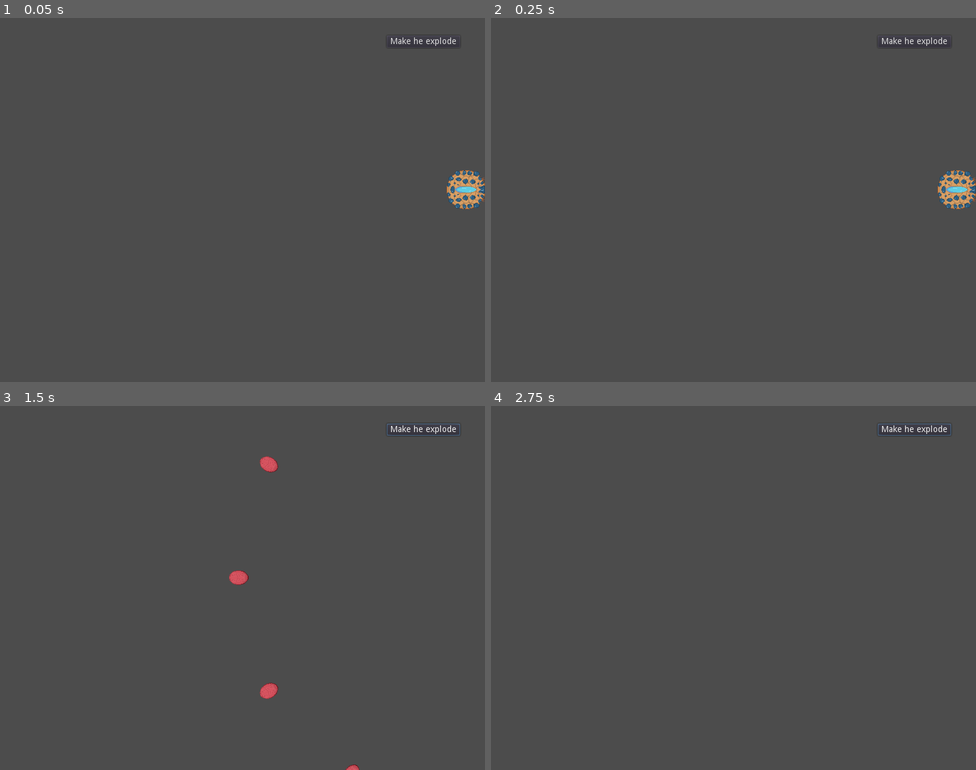
Above: before the commit, frames 1-4 (two rows, left to right).
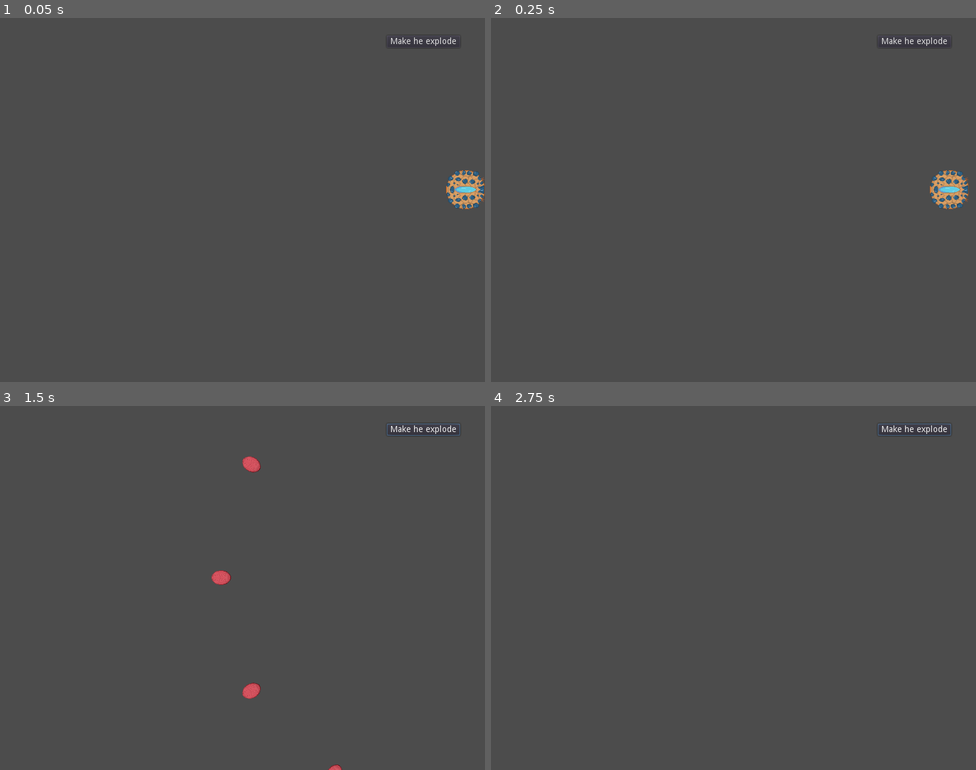
Above: after the commit, the same moments.

Repository: Yerdun/Pathogen
Game: Godot game, scene res://Assets/Scenes/Test Scenes/Enemy Tester.tscn
The game is run twice, just before and just after one commit, with the same random seed, the same clock (stepped at 60 frames per second) and the same inputs. This scene is started directly instead of the project's main scene.
Inputs (mouse positions are in pixels of both pictures, inside the frame that each line leads up to):
- Up to frame 1 (0.05 s): no input
- Up to frame 2 (0.25 s): no input
- Up to frame 3 (1.5 s): click "Make he explode" at 0.5 s; move the mouse to (349, 569) at 1.27 s; hold Right (ui_right) from 1.28 s (still down); hold Shift (control_focus) from 1.28 s (still down)
- Up to frame 4 (2.75 s): move the mouse to (636, 606) at 2.02 s; release Right (ui_right) at 2.03 s; release Shift (control_focus) at 2.03 s; hold Down (ui_down) from 2.03 s (still down); tap B (copy) at 2.1 s

The runs differ from the first frame. In frame 1, 0.2% of the frame differs, in the area x 92-100%, y 41-53%; in frame 2, 0.7%; in frame 3, 0.8%, in the area x 43-75%, y 13-100%; in frame 4, nothing differs.

Commit message:
Slightly changed how the bomb enemy moves
Changed the implementation of the bomb enemy's movement to use the physics engine rather than use player code.

Diff:
--- a/Assets/Scenes/Enemy/Bomb Enemy/Bomb Enemy.gd
+++ b/Assets/Scenes/Enemy/Bomb Enemy/Bomb Enemy.gd
@@ -4,15 +4,7 @@
 # Declare member variables here. Examples:
 export (PackedScene) var bullet
 
-export var speed = 40
-export var direction = Vector2.LEFT
-
 # Called when the node enters the scene tree for the first time.
-
-
-# Called every frame. 'delta' is the elapsed time since the previous frame.
-func _physics_process(delta):
-	position += speed * direction * delta # move slowly left
 
 func explode(var numberOfShots): # shoots a bunch of bullets in a circle
 	for n in numberOfShots: # Do the following code for each bullet spawned
--- a/Assets/Scenes/Enemy/Bomb Enemy/Bomb Enemy.tscn
+++ b/Assets/Scenes/Enemy/Bomb Enemy/Bomb Enemy.tscn
@@ -5,8 +5,9 @@
 [ext_resource path="res://Assets/Scenes/Enemy/Bomb Enemy/Bomb Enemy.gd" type="Script" id=3]
 
 [node name="Bomb Enemy" instance=ExtResource( 1 )]
+linear_velocity = Vector2( -60, 0 )
 script = ExtResource( 3 )
-maxHP = 5
+maxHP = 4
 copyAbility = "widebeam"
 bullet = ExtResource( 2 )
 
